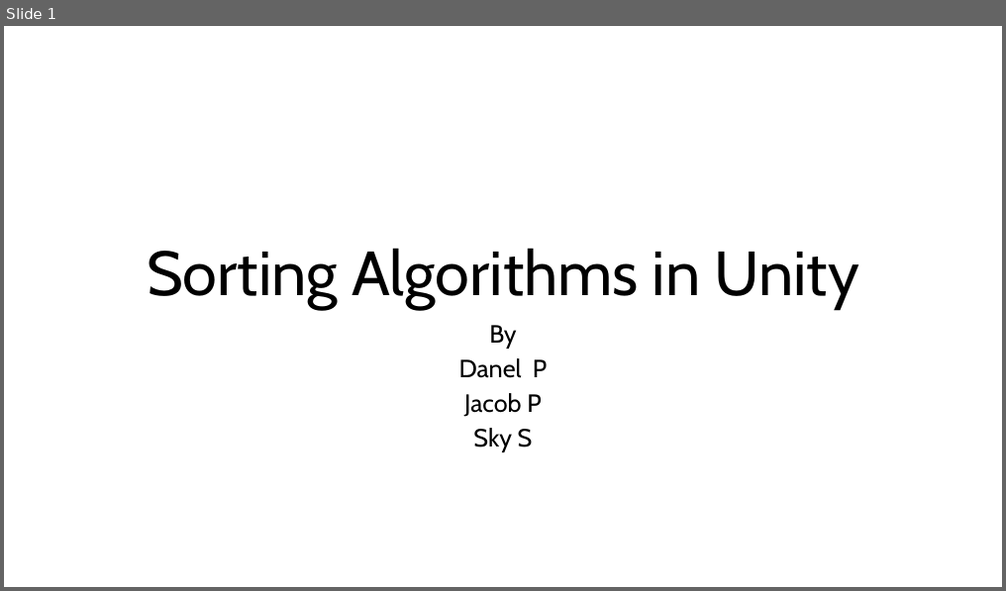
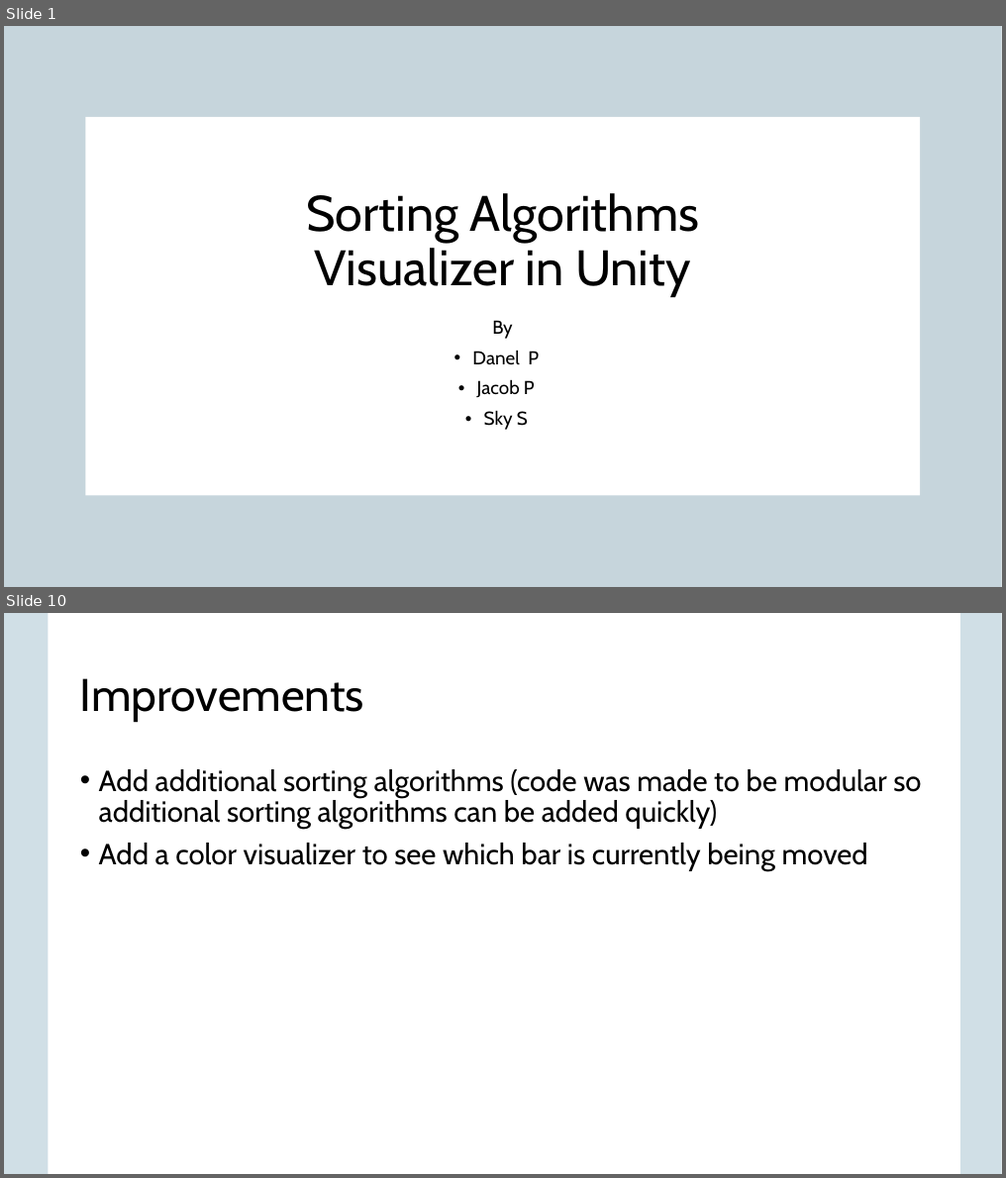
Before and after one commit to d-pratt22/CS315-Group-Project, a slide deck: CS315 Group Project.pptx. Shown one above the other, each under a label of ours: slide 1 before the commit, slides 1 and 10 after it; the slides between them are not shown. The pictures are 1006x591 and 1006x1178 pixels, drawn with LibreOffice and Linux fonts; fonts in the diff are those of the drawing; background and template pictures are left out. Boxes give left, top, right and bottom in pixels: in the first picture for what was removed or moved away, otherwise in the second. Text is boxed around its words. In the diff, an @@ line names an element or a change of style, - is before the commit and + after.

```diff
--- a/CS315 Group Project.pptx
+++ b/CS315 Group Project.pptx
@@ slide 10 added at (x1=4, y1=613, x2=1002, y2=1174), background #FFFFFF @@
@@ rectangle added at (x1=4, y1=613, x2=1002, y2=1174), fill #156082 at 20% opacity @@
@@ rectangle added at (x1=49, y1=613, x2=960, y2=1174), fill #FFFFFF @@
@@ title added at (x1=80, y1=678, x2=364, y2=722), 44 pt, text #000000 @@
+Improvements
@@ text added at (x1=99, y1=769, x2=921, y2=871), 28 pt, text #000000 @@
+• Add additional sorting algorithms (code was made to be modular so additional sorting algorithms can be added quickly)
+• Add a color visualizer to see which bar is currently being moved
@@ slide 1 changed as well @@
@@ rectangle added at (x1=4, y1=26, x2=1002, y2=587), fill #E8E8E8 at 50% opacity @@
@@ rectangle added at (x1=4, y1=26, x2=1002, y2=587), fill #156082 at 20% opacity @@
@@ rectangle added at (x1=85, y1=116, x2=921, y2=495), fill #FFFFFF @@
@@ title at (x1=306, y1=193, x2=700, y2=295): text changed; size 60 to 48 pt @@
-Sorting Algorithms in Unity
+Sorting Algorithms
+Visualizer in Unity
@@ subtitle "By" moved from (x1=459, y1=325, x2=547, y2=453) to (x1=472, y1=320, x2=539, y2=430) @@
@@ subtitle "By" at (x1=472, y1=320, x2=539, y2=430): size 24 to 18 pt; line spacing 0.8 to 0.9; bullet none to • @@
```
Also in this commit, not shown: 10 other slides added, 9 slides removed.
